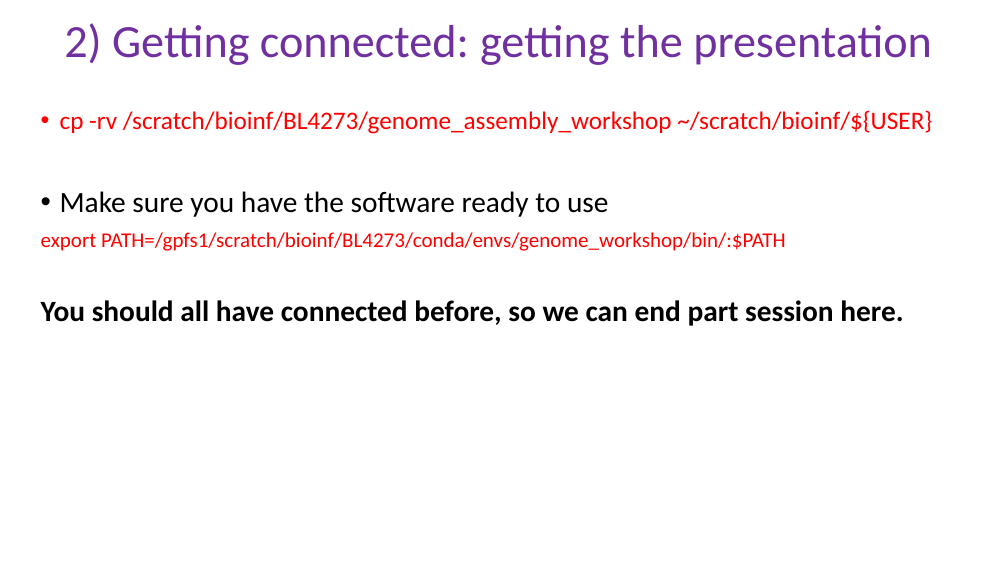
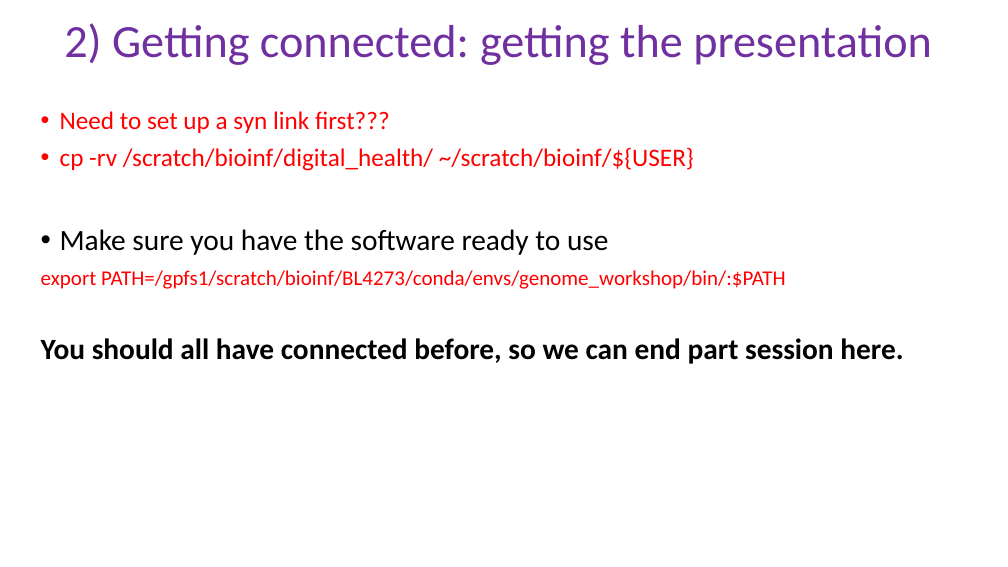
Before and after one commit to peterthorpe5/Msc_Digital_Health, a slide deck: slide 5 of powerpoint/2_Getting_connected_kennedy.pptx. Drawn at 1008x567 pixels with LibreOffice and Linux fonts; fonts in the diff are those of the drawing. Boxes give left, top, right and bottom in pixels: in the first picture for what was removed or moved away, otherwise in the second. Text is boxed around its words. In the diff, an @@ line names an element or a change of style, - is before the commit and + after.

Commit message:
updates for scratch path

```diff
--- a/powerpoint/2_Getting_connected_kennedy.pptx
+++ b/powerpoint/2_Getting_connected_kennedy.pptx
@@ text at (x1=60, y1=111, x2=694, y2=171): text changed @@
-• cp -rv /scratch/bioinf/BL4273/genome_assembly_workshop ~/scratch/bioinf/${USER}
+• Need to set up a syn link first???
+• cp -rv /scratch/bioinf/digital_health/ ~/scratch/bioinf/${USER}
```
Also in this commit, not shown: 1 other slide changed, 4 other files.
